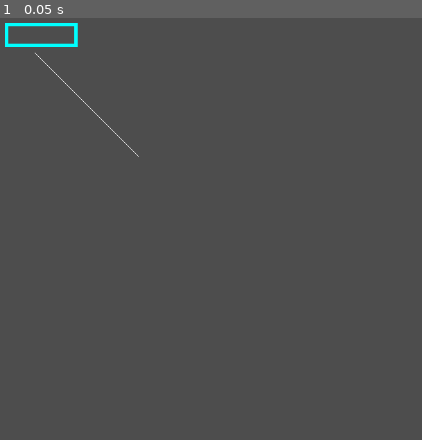
Above: before the commit, frame 1.
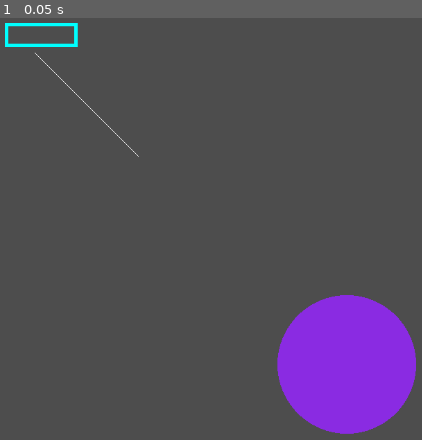
Above: after the commit, the same moment.

Repository: JunH0128/2025
Game: Godot game, scene res://Loops.tscn
The game is run twice, just before and just after one commit, with the same random seed, the same clock (stepped at 60 frames per second) and the same inputs.
Inputs:
- Up to frame 1 (0.05 s): no input

The runs differ from the first frame. In frame 1, 8.5% of the frame differs, in the area x 65-99%, y 65-99%.

Commit message:
added a line and circle

Diff:
--- a/loops/loops.gd
+++ b/loops/loops.gd
@@ -11,4 +11,7 @@
 	var r = Rect2(10, 10, 100, 30)
 	draw_rect(r,Color.AQUA, false, 5)
 	draw_line(Vector2(50, 50), Vector2(200, 200), Color.WHITE)
+	draw_circle(Vector2(500, 500), 100 , Color.BLUE_VIOLET, true)
+
+
 	pass
